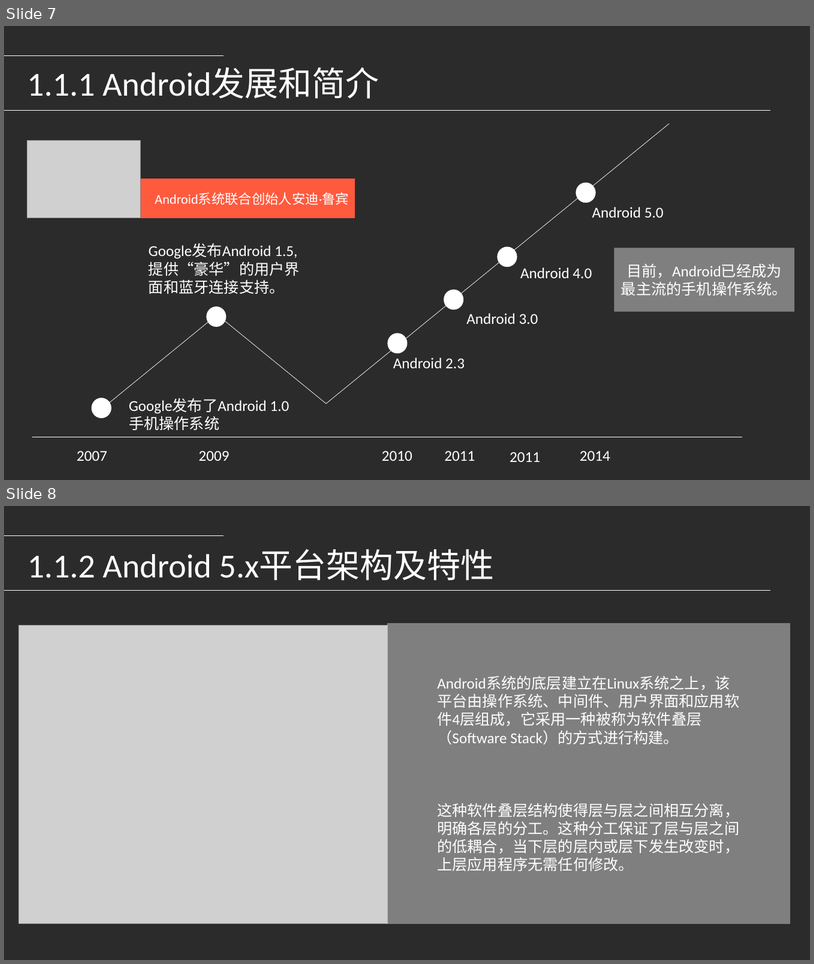
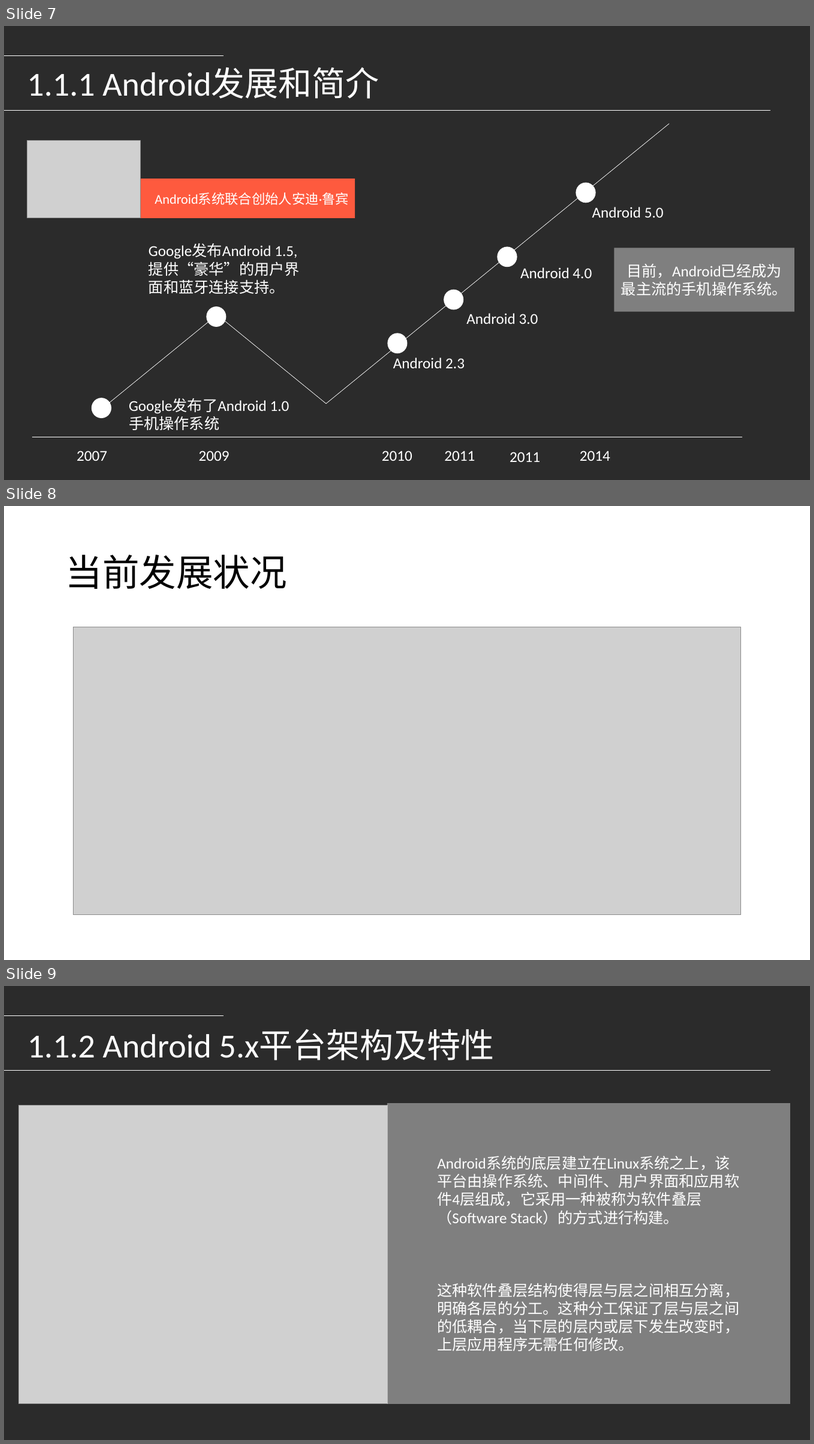
Before and after one commit to djuanbei/18Android1, a slide deck: ppt/第一章 Android应用和开发.pptx. Shown one above the other, each under a label of ours: slides 7 and 8 before the commit, slides 7, 8 and 9 after it. The pictures are 814x964 and 814x1444 pixels, drawn with LibreOffice and Linux fonts; fonts in the diff are those of the drawing; grey boxes stand for pictures; background and template pictures are left out; a plain dark background stands for a picture behind light text. Boxes give left, top, right and bottom in pixels: in the first picture for what was removed or moved away, otherwise in the second. Text is boxed around its words. In the diff, an @@ line names an element or a change of style, - is before the commit and + after.

Commit message:
mm

```diff
--- a/ppt/第一章 Android应用和开发.pptx
+++ b/ppt/第一章 Android应用和开发.pptx
@@ slide 8 added at box(4, 506, 810, 960), background picture (left out) @@
@@ title added at box(65, 555, 287, 589), 44 pt, text #000000 @@
+当前发展状况
@@ picture added at box(74, 627, 741, 915) @@
@@ what was slide 8 is now slide 9 @@
```
